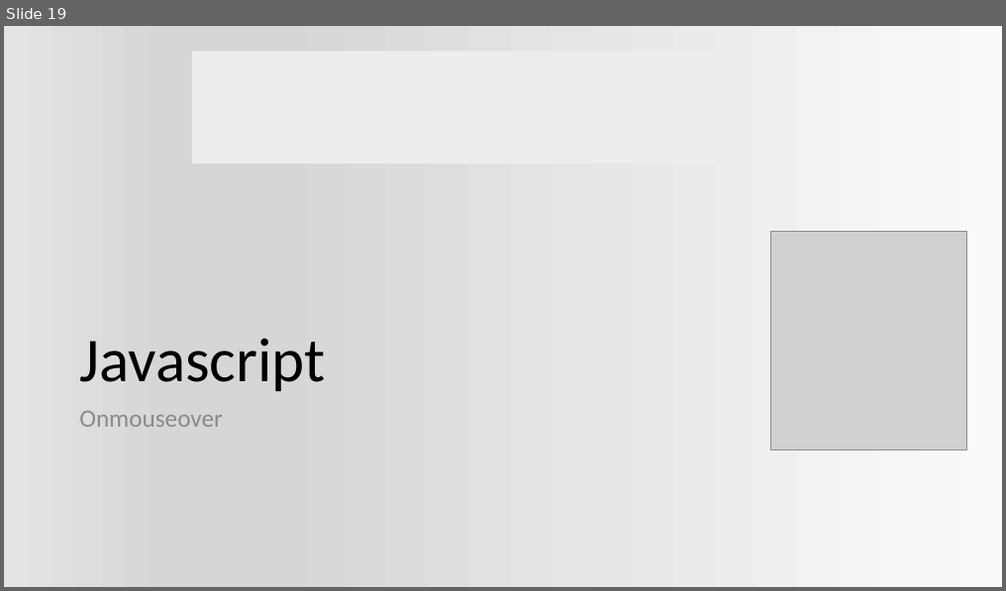
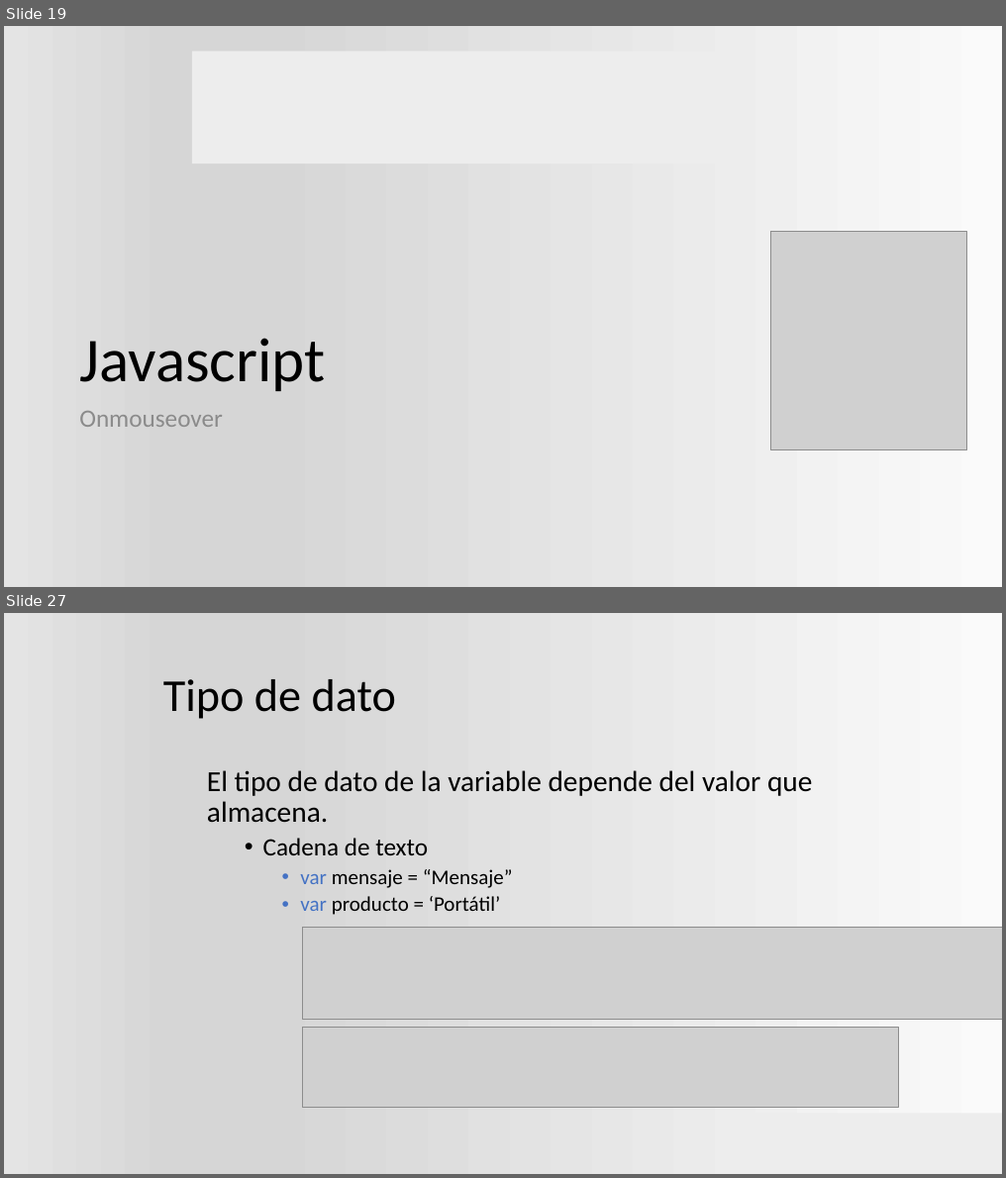
Before and after one commit to ProfVillegas/CECyTe, a slide deck: Aplicacion_js.pptx. Shown one above the other, each under a label of ours: slide 19 before the commit, slides 19 and 27 after it; the slides between them are not shown. The pictures are 1006x591 and 1006x1178 pixels, drawn with LibreOffice and Linux fonts; fonts in the diff are those of the drawing; grey boxes stand for pictures; background and template pictures are left out. Boxes give left, top, right and bottom in pixels: in the first picture for what was removed or moved away, otherwise in the second. Text is boxed around its words. In the diff, an @@ line names an element or a change of style, - is before the commit and + after.

```diff
--- a/Aplicacion_js.pptx
+++ b/Aplicacion_js.pptx
@@ slide 27 added at (4,613,1002,1174), background gradient #FAFAFA to #D7D7D7 to #E4E4E4 @@
@@ title added at (163,679,396,719), 44 pt, text #000000 @@
+Tipo de dato
@@ text added at (207,770,812,915), 28 pt, text #000000 @@
+El tipo de dato de la variable depende del valor que almacena.
+  • Cadena de texto
+    • var mensaje = “Mensaje”
+    • var producto = ‘Portátil’
@@ picture added at (303,927,1002,1020) @@
@@ picture added at (303,1027,899,1107) @@
@@ rectangle added at (719,1114,1002,1174), fill #EDEDED @@
```
Also in this commit, not shown: 1 slide changed, 28 other slides added, 1 other file.
